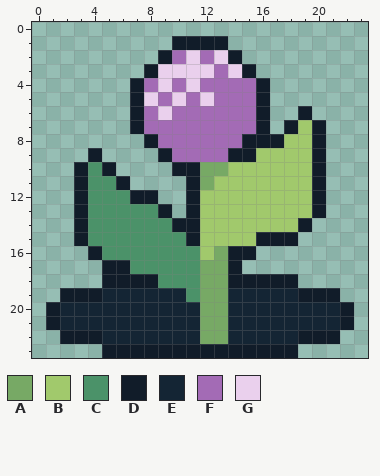
Pixel-art file -- aseprite/ui/guild_herb.aseprite. Above, as it was before the edit.
24x24 pixels, 1 frame. Colours within 5 levels of each other are drawn and written as one.
Palette (. is transparent): A #77a965  B #a1c96c  C #4b9269  D #111c29  E #142534  F #a36bb5  G #ead0ed
Once edited:
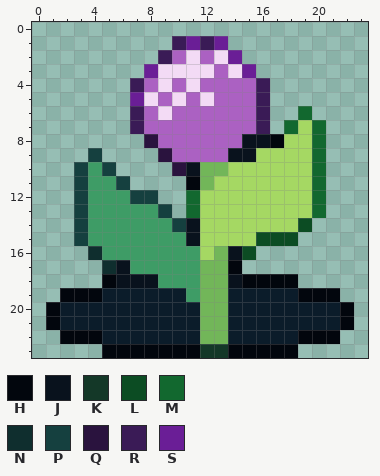
Colours new in this view: H #02060d  J #09121d  K #143828  L #0c4c23  M #12682f  N #0f2e2e  P #15403f  Q #2a133e  R #3a1b56  S #6a1e96
Diff:
colour A: #77a965 -> #72b659
colour B: #a1c96c -> #a5d863
colour C: #4b9269 -> #3e9c66
colour E: #142534 -> #0b1c2a
colour F: #a36bb5 -> #ab61c2
colour G: #ead0ed -> #f3dbf5
y 1: x 10..13 DDDD -> RSRS
y 2: x 9 D -> R; x 14 D -> S
y 3: x 8 D -> S; x 15 D -> S
y 4: x 7 D -> R; x 16 D -> R
y 5: x 7 D -> S; x 16 D -> R
y 6: x 7 D -> R; x 16 D -> R; x 19 D -> M
y 7: x 7 D -> R; x 16 D -> R; x 18 D -> M; x 20 D -> M
y 8: x 8 D -> Q; x 15..17 DDD -> JJH; x 20 D -> M
y 9: x 4 D -> P; x 9 D -> Q; x 14..15 DD -> JJ; x 20 D -> M
y 10: x 3 D -> P; x 5 D -> P; x 10..11 DD -> QJ; x 20 D -> M
y 11: x 3 D -> P; x 6 D -> P; x 11 D -> H; x 20 D -> M
y 12: x 3 D -> P; x 7..8 DD -> PP; x 11 D -> M; x 20 D -> M
y 13: x 3 D -> P; x 9 D -> P; x 11 D -> M; x 20 D -> M
y 14: x 3 D -> P; x 10..11 DD -> PJ; x 19 D -> L
y 15: x 3 D -> P; x 11 D -> J; x 16..18 DDD -> LLL
y 16: x 4 D -> N; x 14..15 DD -> JL
y 17: x 5..6 DD -> NJ; x 14 D -> H
y 18: x 5..8 DDDD -> HJJJ; x 14..18 DDDDD -> JHHHH
y 19: x 2..4 DDD -> HHH; x 19..21 DDD -> HHH
y 20..21: x 1 D -> H; x 22 D -> H
y 22: x 2..4 DDD -> HHH; x 19..21 DDD -> HHH
y 23: x 5..18 DDDDDDDDDDDDDD -> HHHHHHHKKHHHHH
Boxes around the changes in both pictures, in picture pixels (x1, y1, x2, y2):
changed: (46, 36, 354, 358)
